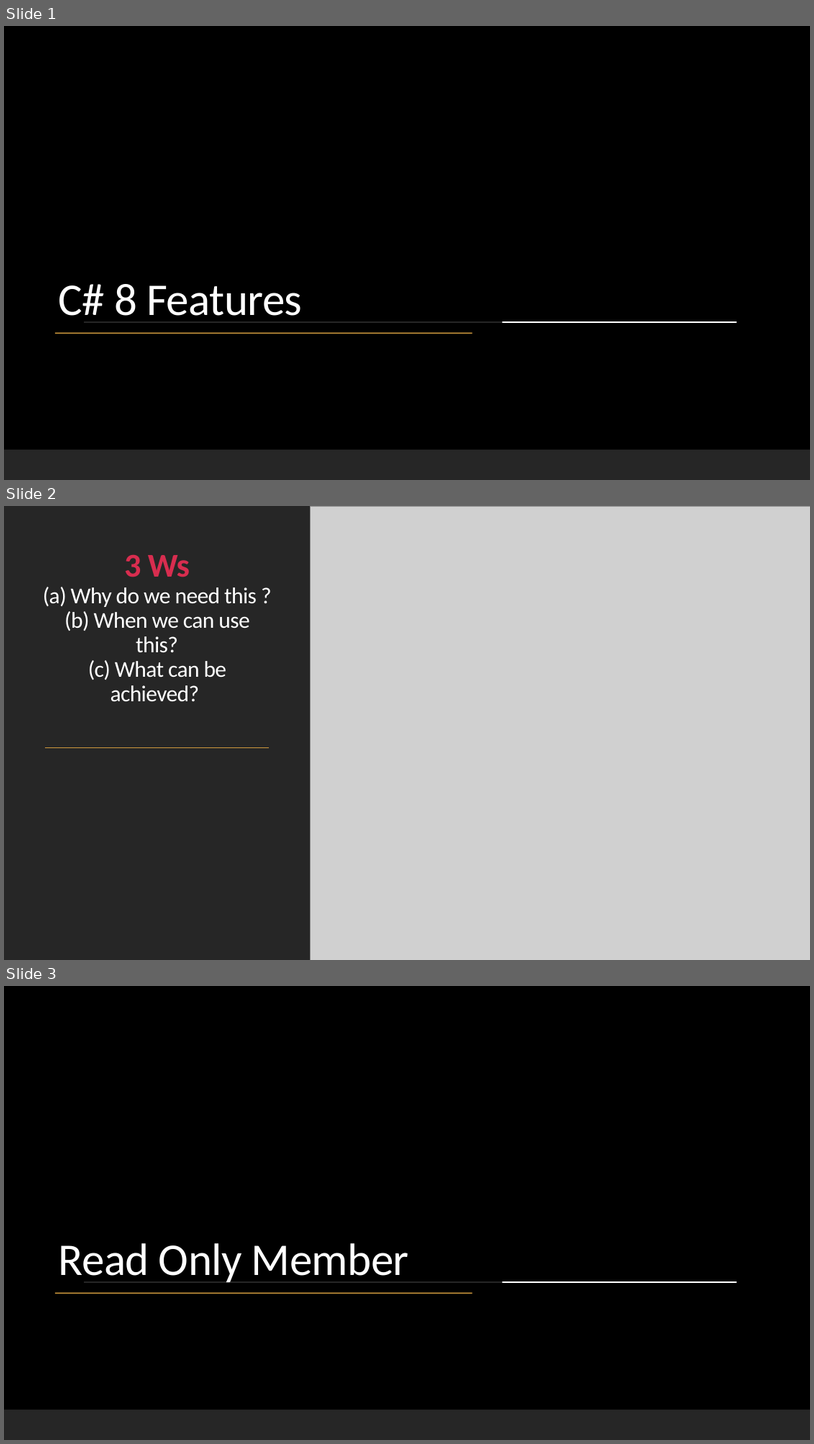
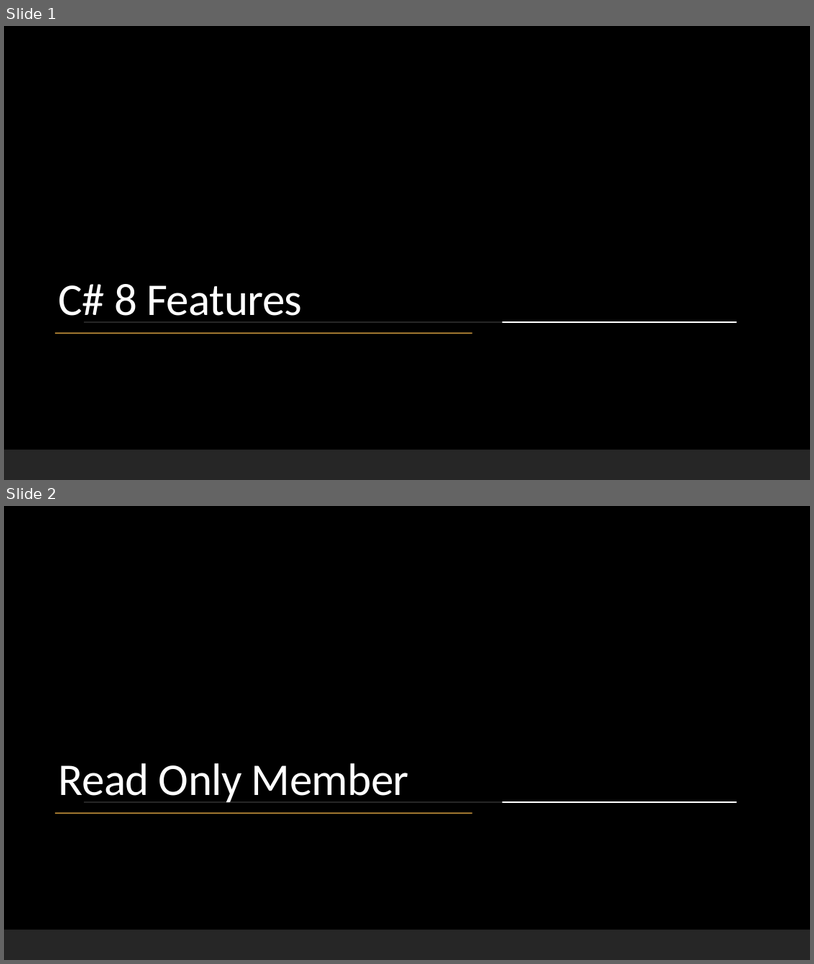
Before and after one commit to picoage/CSharp8Features, a slide deck: C# 8 Features.pptx. Shown one above the other, each under a label of ours: slides 1, 2 and 3 before the commit, slides 1 and 2 after it. The pictures are 814x1444 and 814x964 pixels, drawn with LibreOffice and Linux fonts; fonts in the diff are those of the drawing; grey boxes stand for pictures; background and template pictures are left out. Boxes give left, top, right and bottom in pixels: in the first picture for what was removed or moved away, otherwise in the second. Text is boxed around its words. In the diff, an @@ line names an element or a change of style, - is before the commit and + after.

```diff
--- a/C# 8 Features.pptx
+++ b/C# 8 Features.pptx
@@ slide 2 removed at bbox=[4, 506, 810, 960], background #000000; not listed: 2 template elements that a slide beside it also shows @@
@@ rectangle removed at bbox=[4, 506, 311, 960] @@
@@ picture removed at bbox=[311, 506, 810, 960] @@
@@ title removed at bbox=[43, 554, 257, 702] @@
-3 Ws
-(a) Why do we need this ?
-(b) When we can use this?
-(c) What can be achieved?
@@ line removed from (45, 747) to (269, 747) @@
@@ what was slide 3 is now slide 2 @@
```
Also in this commit, not shown: 3 slides added, 2 other files.
